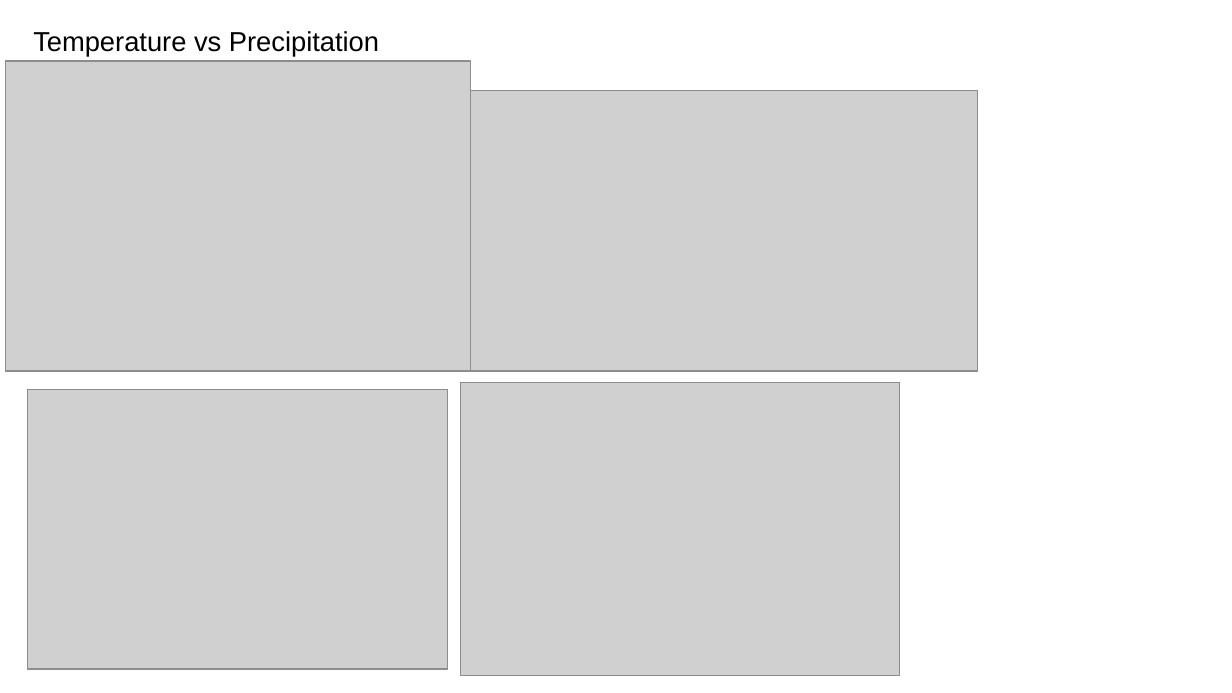
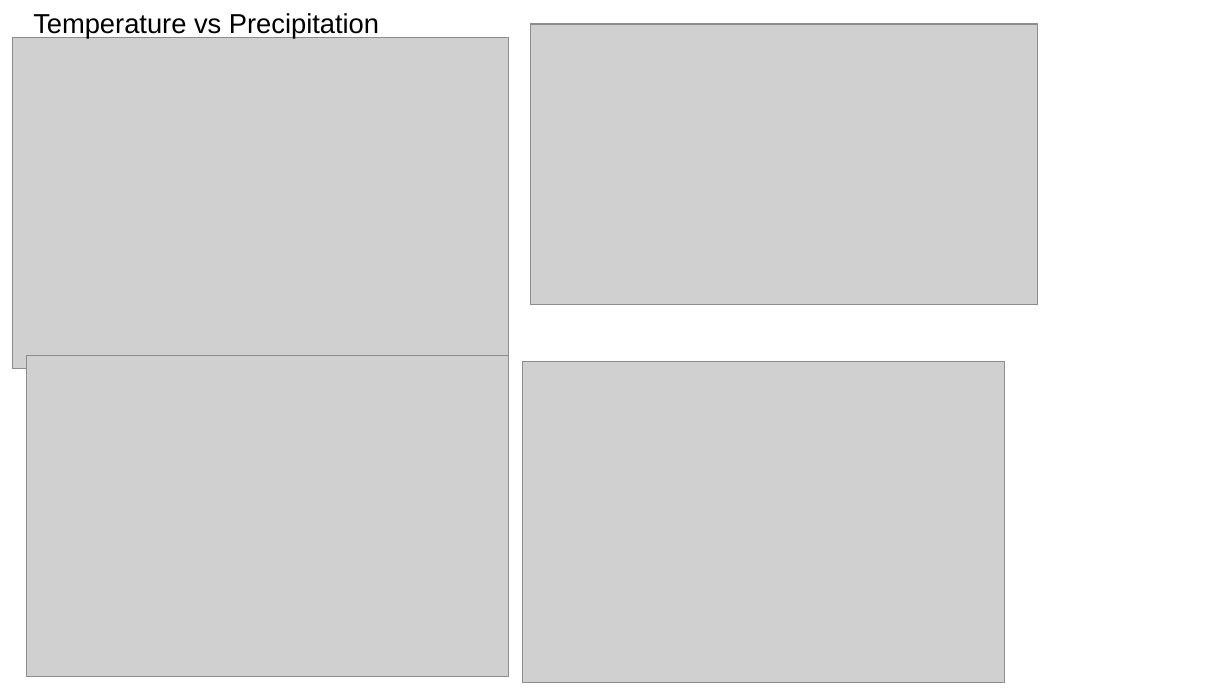
Before and after one commit to LineaFuller/Project_1, a slide deck: slide 8 of Project 1 final.pptx. Drawn at 1232x693 pixels with LibreOffice and Linux fonts; fonts in the diff are those of the drawing; grey boxes stand for pictures. Boxes give left, top, right and bottom in pixels: in the first picture for what was removed or moved away, otherwise in the second. Text is boxed around its words. In the diff, an @@ line names an element or a change of style, - is before the commit and + after.

```diff
--- a/Project 1 final.pptx
+++ b/Project 1 final.pptx
@@ text "Temperature vs Precipitation": place and size @@
-text "Temperature vs Precipitation" at [33, 31, 379, 57]
+text "Temperature vs Precipitation" at [33, 13, 379, 39]
@@ picture: place and size @@
-picture at [471, 91, 977, 372]
+picture at [531, 23, 1037, 304]
@@ picture: place and size @@
-picture at [5, 60, 471, 371]
+picture at [12, 38, 509, 370]
@@ picture: place and size @@
-picture at [28, 389, 448, 669]
+picture at [26, 355, 508, 676]
@@ picture: place and size @@
-picture at [461, 383, 899, 676]
+picture at [522, 361, 1004, 683]
```
Also in this commit, not shown: 5 other slides changed, 7 other files.
